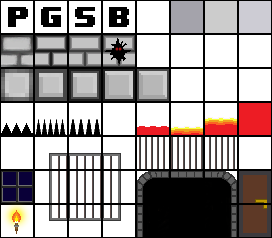
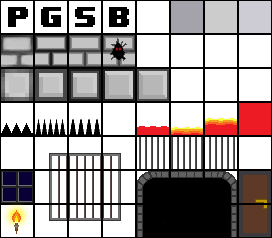
The second 272×238 image is a revision of the first. Changes to its layers:
painted on "Wall Crack" over left=105, top=38, right=131, bottom=64
